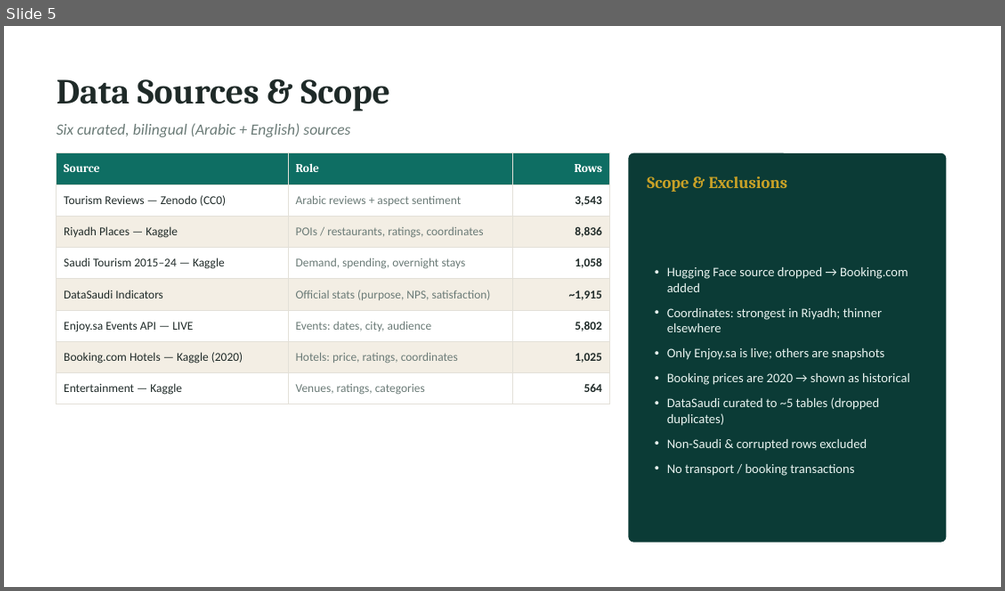
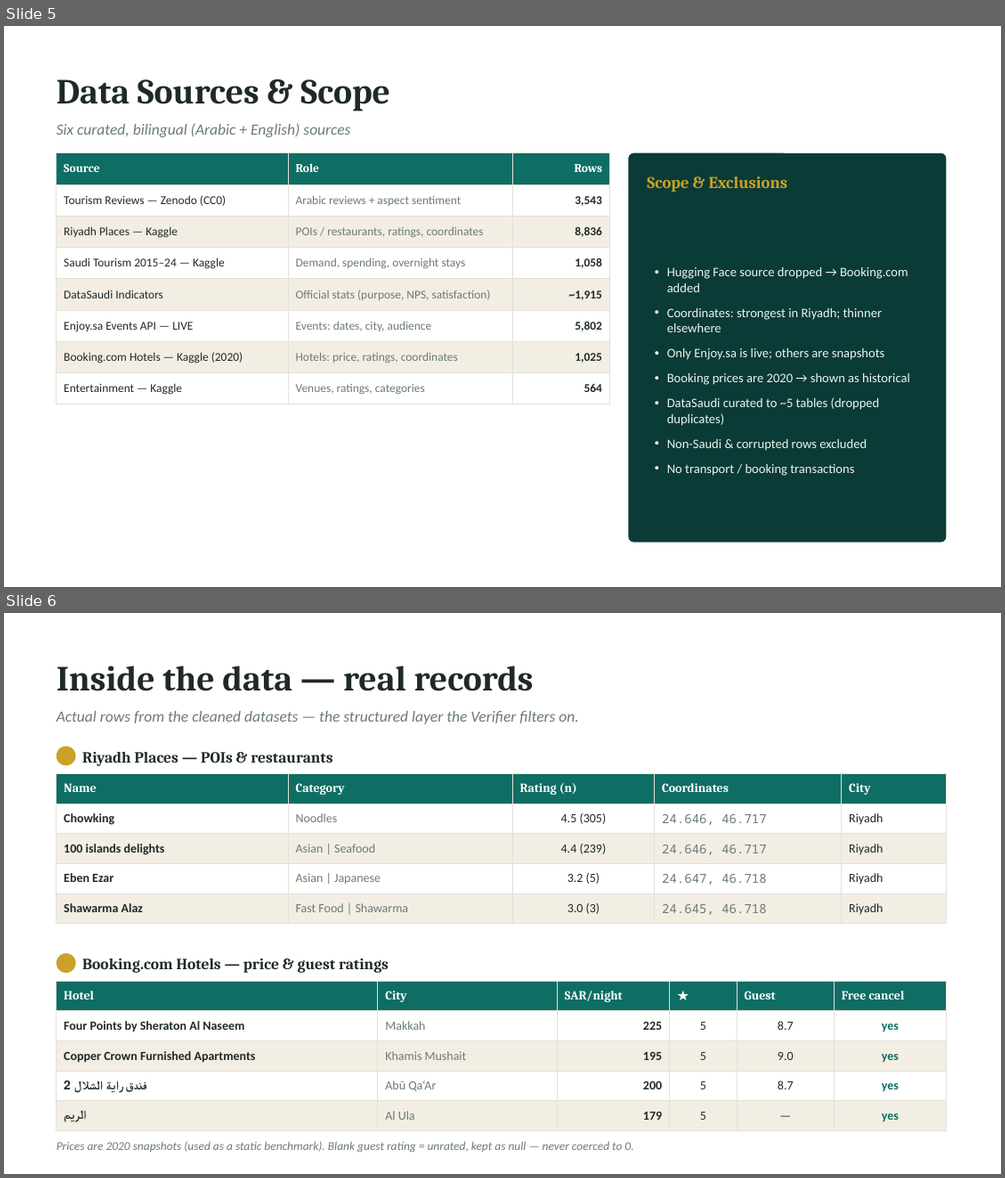
Before and after one commit to bedooralmareni/saudi-Digital-Concierge, a slide deck: docs/Saudi_Digital_Concierge_Proposal.pptx. Shown one above the other, each under a label of ours: slide 5 before the commit, slides 5 and 6 after it. The pictures are 1005x591 and 1005x1178 pixels, drawn with LibreOffice and Linux fonts; fonts in the diff are those of the drawing. Boxes give left, top, right and bottom in pixels: in the first picture for what was removed or moved away, otherwise in the second. Text is boxed around its words. In the diff, an @@ line names an element or a change of style, - is before the commit and + after.

```diff
--- a/docs/Saudi_Digital_Concierge_Proposal.pptx
+++ b/docs/Saudi_Digital_Concierge_Proposal.pptx
@@ slide 6 added at [4, 613, 1001, 1174], background #FFFFFF @@
@@ text added at [57, 666, 534, 691], 34 pt, text #1F2A28, bold @@
+Inside the data — real records
@@ text added at [57, 711, 578, 724], 15 pt, text #6B7B77, italic @@
+Actual rows from the cleaned datasets — the structured layer the Verifier filters on.
@@ ellipse added at [57, 747, 76, 765], fill #C9A227 @@
@@ text added at [82, 752, 332, 766], 15 pt, text #1F2A28, bold @@
+Riyadh Places — POIs & restaurants
@@ table added at [57, 774, 947, 918], 5 rows, 5 columns @@
+Name | Category | Rating (n) | Coordinates | City
+Chowking | Noodles | 4.5 (305) | 24.646, 46.717 | Riyadh
+100 islands delights | Asian | Seafood | 4.4 (239) | 24.646, 46.717 | Riyadh
+Eben Ezar | Asian | Japanese | 3.2 (5) | 24.647, 46.718 | Riyadh
+Shawarma Alaz | Fast Food | Shawarma | 3.0 (3) | 24.645, 46.718 | Riyadh
@@ ellipse added at [57, 953, 76, 973], fill #C9A227 @@
@@ text added at [82, 958, 388, 973], 15 pt, text #1F2A28, bold @@
+Booking.com Hotels — price & guest ratings
@@ table added at [57, 981, 947, 1126], 5 rows, 6 columns @@
+Hotel | City | SAR/night | ★ | Guest | Free cancel
+Four Points by Sheraton Al Naseem | Makkah | 225 | 5 | 8.7 | yes
+Copper Crown Furnished Apartments | Khamis Mushait | 195 | 5 | 9.0 | yes
+فندق راية الشلال 2 | Abū Qa‘Ar | 200 | 5 | 8.7 | yes
+الريم | Al Ula | 179 | 5 | — | yes
@@ text added at [57, 1141, 633, 1152], 11.5 pt, text #6B7B77, italic @@
+Prices are 2020 snapshots (used as a static benchmark). Blank guest rating = unrated, kept as null — never coerced to 0.
```
Also in this commit, not shown: 2 other slides added.
